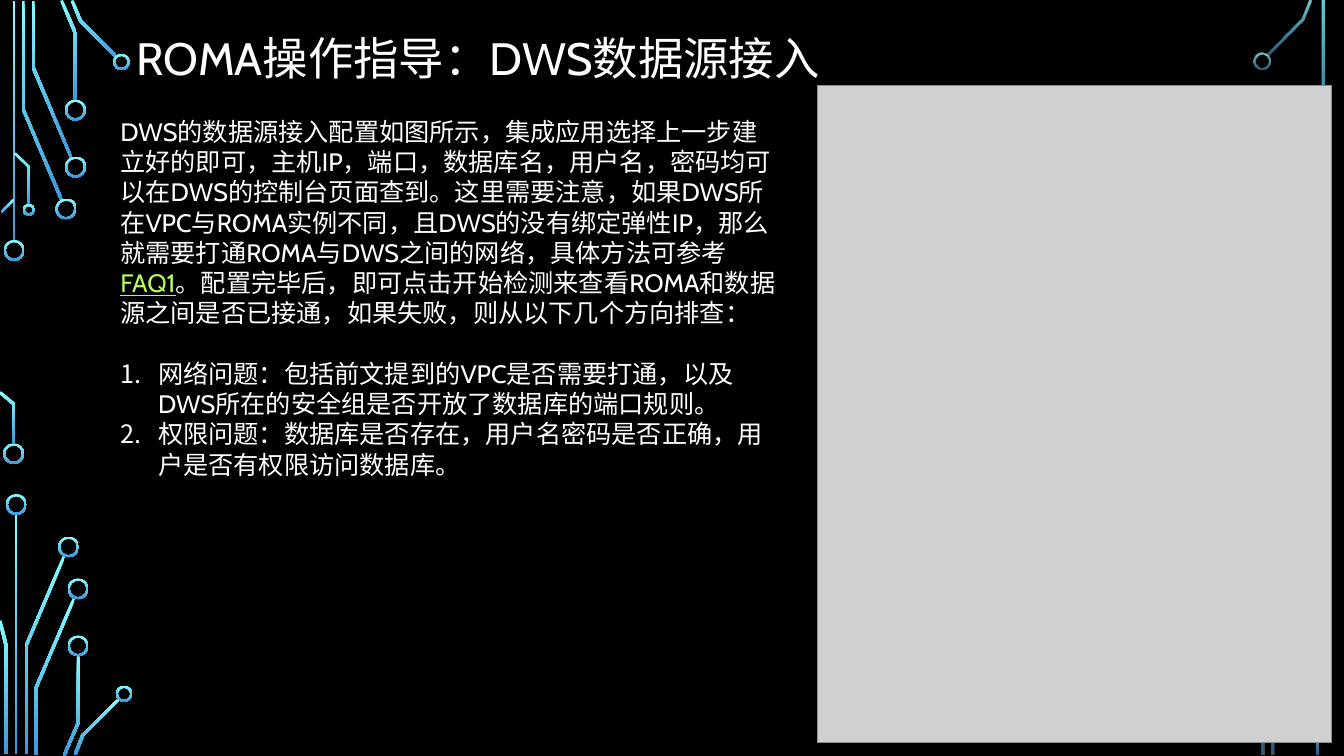
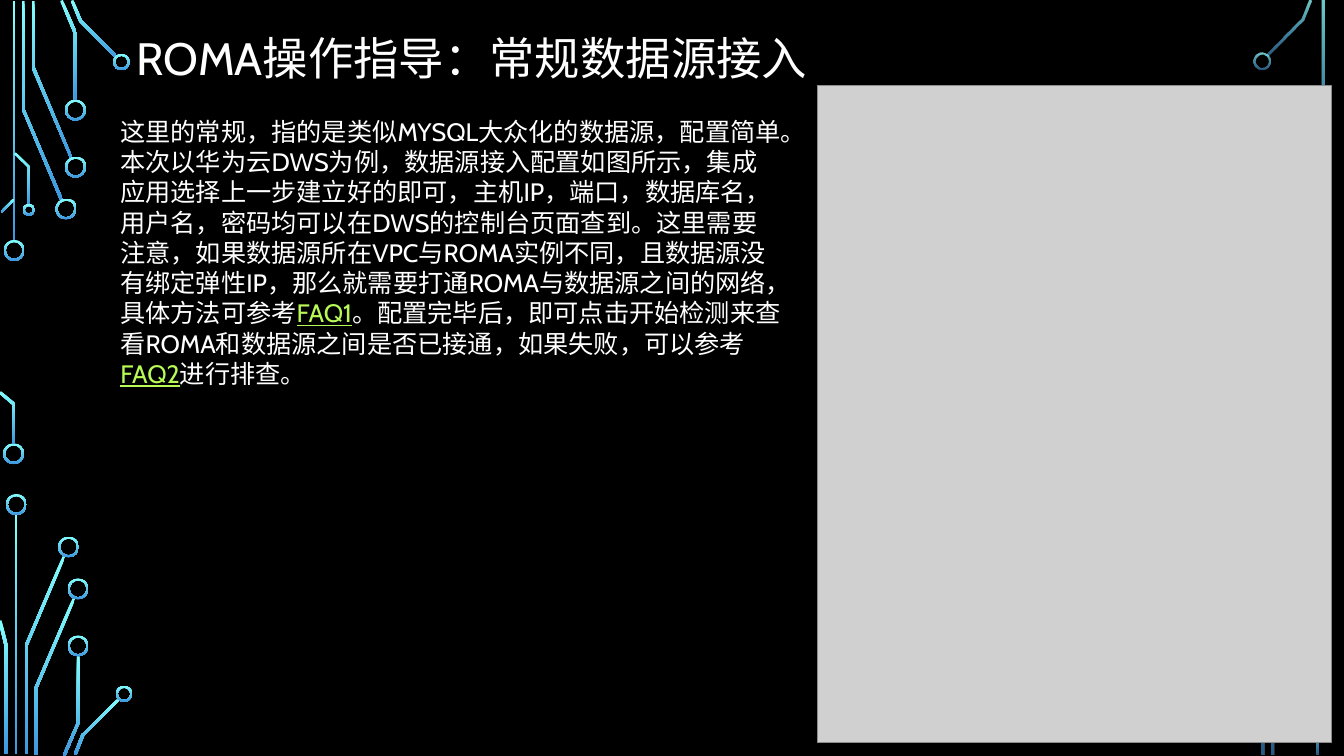
Before and after one commit to zhaoxukl1314/roma, a slide deck: slide 10 of ROMA使用手册.pptx. Drawn at 1344x756 pixels with LibreOffice and Linux fonts; fonts in the diff are those of the drawing; grey boxes stand for pictures; background and template pictures are left out. Boxes give left, top, right and bottom in pixels: in the first picture for what was removed or moved away, otherwise in the second. Text is boxed around its words. In the diff, an @@ line names an element or a change of style, - is before the commit and + after.

```diff
--- a/ROMA使用手册.pptx
+++ b/ROMA使用手册.pptx
@@ title at [136, 37, 807, 79]: text changed @@
-ROMA操作指导：DWS数据源接入
+ROMA操作指导：常规数据源接入
@@ text at [120, 119, 806, 387]: text changed @@
-DWS的数据源接入配置如图所示，集成应用选择上一步建立好的即可，主机IP，端口，数据库名，用户名，密码均可以在DWS的控制台页面查到。这里需要注意，如果DWS所在VPC与ROMA实例不同，且DWS的没有绑定弹性IP，那么就需要打通ROMA与DWS之间的网络，具体方法可参考FAQ1。配置完毕后，即可点击开始检测来查看ROMA和数据源之间是否已接通，如果失败，则从以下几个方向排查：
-1. 网络问题：包括前文提到的VPC是否需要打通，以及DWS所在的安全组是否开放了数据库的端口规则。
-2. 权限问题：数据库是否存在，用户名密码是否正确，用户是否有权限访问数据库。
+这里的常规，指的是类似MYSQL大众化的数据源，配置简单。本次以华为云DWS为例，数据源接入配置如图所示，集成应用选择上一步建立好的即可，主机IP，端口，数据库名，用户名，密码均可以在DWS的控制台页面查到。这里需要注意，如果数据源所在VPC与ROMA实例不同，且数据源没有绑定弹性IP，那么就需要打通ROMA与数据源之间的网络，具体方法可参考FAQ1。配置完毕后，即可点击开始检测来查看ROMA和数据源之间是否已接通，如果失败，可以参考FAQ2进行排查。
```
Also in this commit, not shown: 3 other slides changed, 4 slides added, 1 slide removed.
